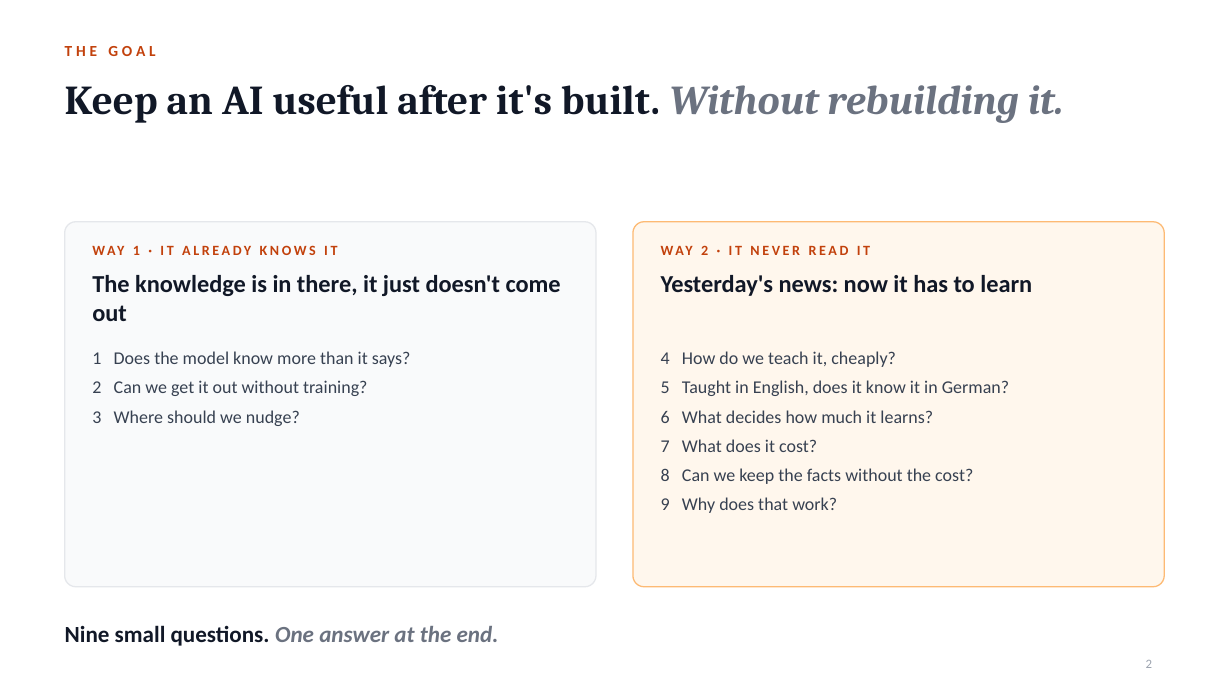
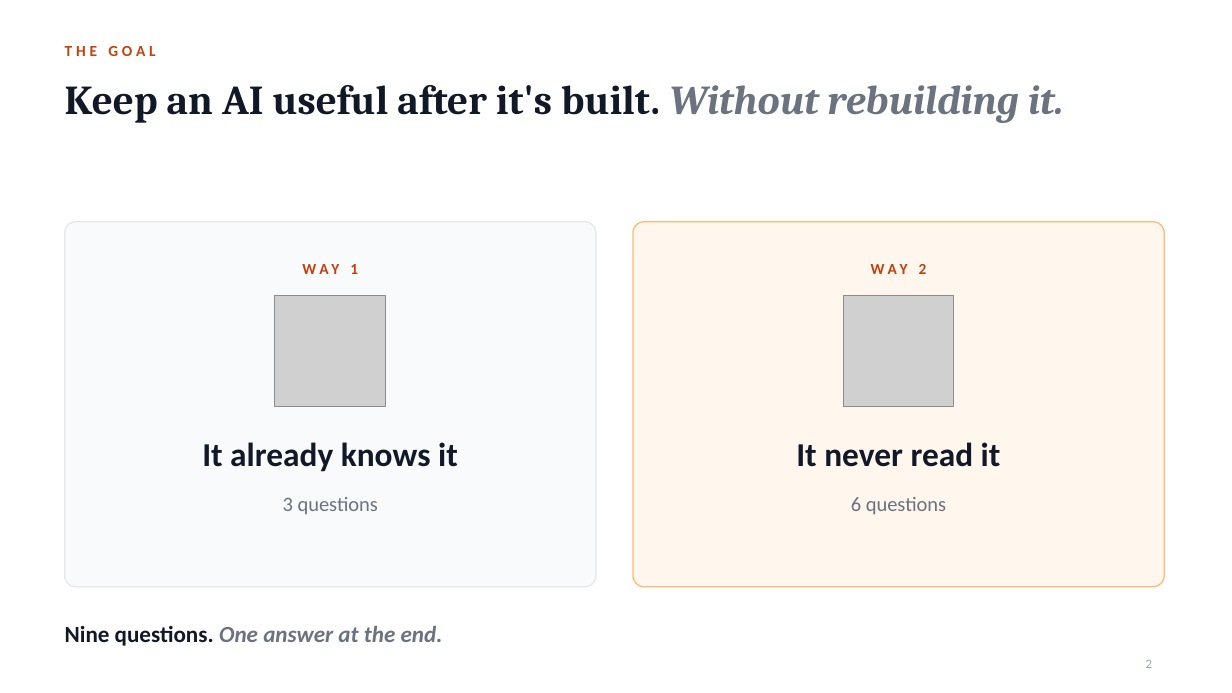
Before and after one commit to notagit3650/Claude_expo_repo_36501, a slide deck: slide 2 of slides/Retrain_or_teach.pptx. Drawn at 1232x693 pixels with LibreOffice and Linux fonts; fonts in the diff are those of the drawing; grey boxes stand for pictures. Boxes give left, top, right and bottom in pixels: in the first picture for what was removed or moved away, otherwise in the second. Text is boxed around its words. In the diff, an @@ line names an element or a change of style, - is before the commit and + after.

```diff
--- a/slides/Retrain_or_teach.pptx
+++ b/slides/Retrain_or_teach.pptx
@@ text at box(302, 264, 358, 274): text changed; size 11 to 12 pt @@
-WAY 1 · IT ALREADY KNOWS IT
+WAY 1
@@ text at box(871, 264, 927, 274): text changed; size 11 to 12 pt @@
-WAY 2 · IT NEVER READ IT
+WAY 2
@@ text removed at box(92, 275, 561, 321) @@
-The knowledge is in there, it just doesn't come out
@@ picture added at box(275, 296, 386, 407) @@
@@ text removed at box(661, 275, 1032, 296) @@
-Yesterday's news: now it has to learn
@@ picture added at box(843, 296, 954, 407) @@
@@ text removed at box(661, 351, 1009, 513) @@
-4 How do we teach it, cheaply?
-5 Taught in English, does it know it in German?
-6 What decides how much it learns?
-7 What does it cost?
-8 Can we keep the facts without the cost?
-9 Why does that work?
@@ text "It already knows it" at box(202, 442, 458, 472): vertical alignment top to middle @@
@@ text at box(202, 442, 458, 472): text changed; size 14 to 26 pt; text colour #374151 to #111827; bold on @@
-1 Does the model know more than it says?
-2 Can we get it out without training?
-3 Where should we nudge?
+It already knows it
@@ text added at box(796, 442, 1001, 467), 26 pt, text #111827, bold @@
+It never read it
@@ text added at box(283, 497, 378, 514), 16 pt, text #6B7280 @@
+3 questions
@@ text added at box(851, 497, 946, 515), 16 pt, text #6B7280 @@
+6 questions
@@ text at box(65, 626, 443, 646): text changed; text colour #111827 to #6B7280; italic on @@
-Nine small questions. One answer at the end.
+Nine questions. One answer at the end.
```
Also in this commit, not shown: 2 other files.
